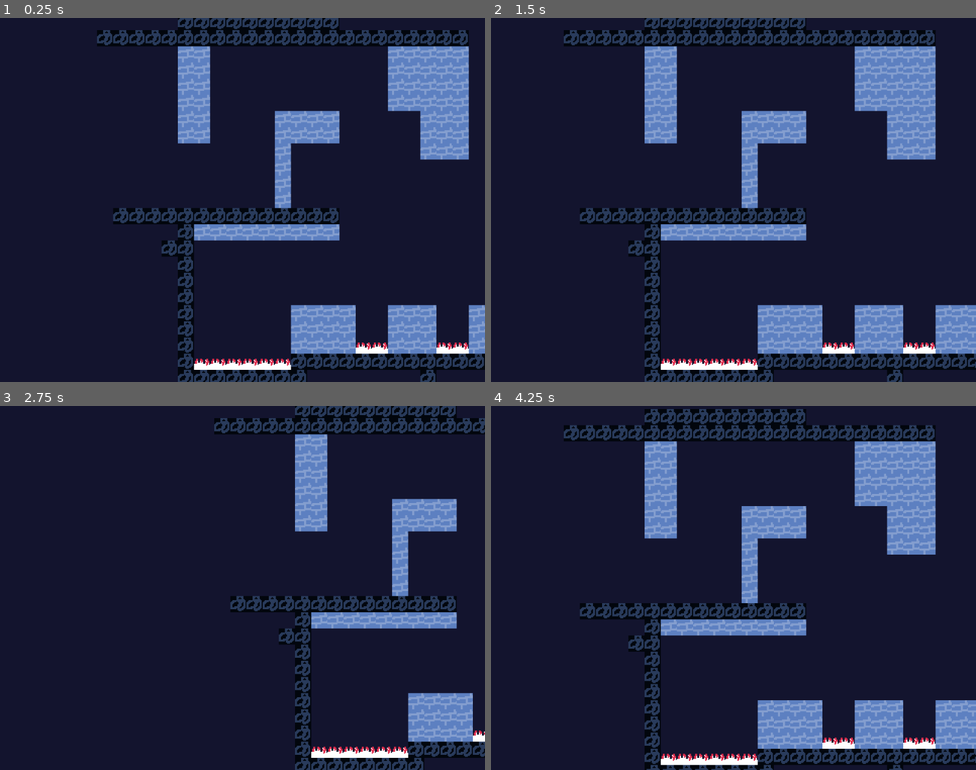
Above: before the commit, frames 1-4 (two rows, left to right).
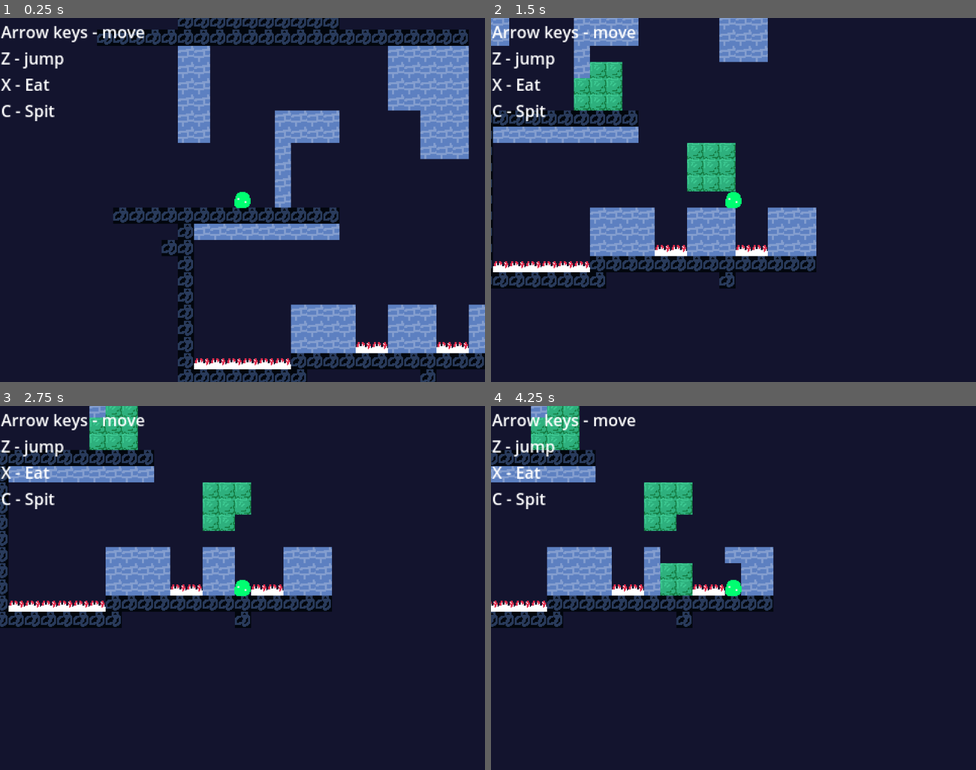
Above: after the commit, the same moments.

Repository: OrdoNine/GMTK2025-sub
Game: Godot game, scene res://Scenes/main.tscn
Same seed, same stepped clock (60 frames per second), same inputs: the game is played once before the commit and once after it.
Inputs:
- Up to frame 1 (0.25 s): no input
- Up to frame 2 (1.5 s): tap Enter at 0.5 s; hold Right (player_right) from 0.53 s (still down); tap X (player_action1, bound only after the commit) at 0.6 s; tap Z (player_jump) at 0.77 s; tap C (player_action2, bound only after the commit) at 0.8, 1.35 s
- Up to frame 3 (2.75 s): tap Z (player_jump) at 1.52 s; tap X (player_action1, bound only after the commit) at 1.55, 2.1 s; release Right (player_right) at 2.03 s; hold Left (player_left) from 2.03 s (still down); tap C (player_action2, bound only after the commit) at 2.3 s
- Up to frame 4 (4.25 s): release Left (player_left) at 2.78 s; hold Right (player_right) from 2.78 s (still down); tap C (player_action2, bound only after the commit) at 2.85, 3.8 s; tap Z (player_jump) at 3.02, 3.77 s; tap X (player_action1, bound only after the commit) at 3.05, 3.6 s

The runs differ from the first frame. In frame 1, 4.4% of the frame differs, in the area x 0-100%, y 0-100%; in frame 2, 37%; in frame 3, 28%; in frame 4, 32%.

Commit message:
cell de/con-struction

Diff:
--- a/Assets/test-tileset.tres
+++ b/Assets/test-tileset.tres
@@ -10,6 +10,8 @@
 1:0/0/physics_layer_0/polygon_0/points = PackedVector2Array(-8, -8, 8, -8, 8, 8, -8, 8)
 2:0/0 = 0
 2:0/0/physics_layer_0/polygon_0/points = PackedVector2Array(-8, 0, 8, 0, 8, 8, -8, 8)
+3:0/0 = 0
+3:0/0/physics_layer_0/polygon_0/points = PackedVector2Array(-8, -8, 8, -8, 8, 8, -8, 8)
 
 [resource]
 physics_layer_0/collision_layer = 1
--- a/Scenes/main.tscn
+++ b/Scenes/main.tscn
@@ -1,10 +1,11 @@
-[gd_scene load_steps=4 format=4 uid="uid://dsd4k1sulk80x"]
+[gd_scene load_steps=5 format=4 uid="uid://dsd4k1sulk80x"]
 
 [ext_resource type="TileSet" uid="uid://bfoi1yk3rbga3" path="res://Assets/test-tileset.tres" id="1_bo1nx"]
 [ext_resource type="Script" uid="uid://downf0rj4synv" path="res://Scripts/player_controller.gd" id="2_bo1nx"]
+[ext_resource type="Texture2D" uid="uid://c3l6wyvreio5u" path="res://Assets/slime16x16.png" id="3_8gbba"]
 
 [sub_resource type="RectangleShape2D" id="RectangleShape2D_8gbba"]
-size = Vector2(16, 16)
+size = Vector2(15, 15)
 
 [node name="Node2D" type="Node2D"]
 texture_filter = 1
@@ -22,3 +23,17 @@
 
 [node name="Camera2D" type="Camera2D" parent="Player"]
 zoom = Vector2(2, 2)
+
+[node name="Label" type="Label" parent="Player/Camera2D"]
+offset_left = -239.0
+offset_top = -178.0
+offset_right = -96.0
+offset_bottom = -77.0
+text = "Arrow keys - move
+Z - jump
+X - Eat
+C - Spit"
+
+[node name="Sprite2D" type="Sprite2D" parent="Player"]
+texture = ExtResource("3_8gbba")
+region_rect = Rect2(0, 0, 32, 32)
--- a/Scripts/player_controller.gd
+++ b/Scripts/player_controller.gd
@@ -26,8 +26,68 @@
 # 1.0 means the player just started jumping; 0.0 means the player is not jumping
 var _jump_remaining = 0.0
 var _wall_jump_freeze = 0.0
+var _cur_state := PlayerState.FREEMOVE
+var _tilemap: TileMapLayer
+var _temp_construction_area: Area2D
 
-var _cur_state := PlayerState.FREEMOVE
+func _ready() -> void:
+	_tilemap = get_node("../TileMap")
+
+# destroy radius of blocks
+func eat() -> void:
+	print("CHOMP! CHOMP!")
+
+	var origin_pos = _tilemap.local_to_map(_tilemap.to_local(global_position))
+
+	for dx in range(-1, 2):
+		for dy in range(-1, 2):
+			var pos: Vector2i = origin_pos + Vector2i(dx, dy)
+			var coords := _tilemap.get_cell_atlas_coords(pos)
+
+			# TODO: make hashset of destructible tiles (szudzik/cantor pairing function?)
+			if (coords.x == 1 and coords.y == 0) or (coords.x == 3 and coords.y == 0):
+				_tilemap.erase_cell(pos)
+
+# create a platform
+func spit() -> void:
+	print("Spit.")
+
+	# amazing
+	var tilemap_origin = _tilemap.local_to_map(_tilemap.to_local(global_position))
+	var origin_pos := _tilemap.to_global(_tilemap.map_to_local(tilemap_origin))
+
+	# construct temporary area
+	var area := Area2D.new()
+	var colshape := RectangleShape2D.new()
+	colshape.size = _tilemap.tile_set.tile_size * 3
+	var colshape_node := CollisionShape2D.new()
+	colshape_node.shape = colshape
+	area.add_child(colshape_node)
+	area.position = origin_pos
+	get_parent().add_child(area)
+
+	# once player leaves this temporary area, the cells occupied by the
+	# area will be filled with the Goop. if the cell is empty.
+	_temp_construction_area = area
+	_temp_construction_area.body_exited.connect(func(body):
+		if body == self:
+			_temp_construction_area.queue_free()
+			for dx in range(-1, 2):
+				for dy in range(-1, 2):
+					var pos: Vector2i = tilemap_origin + Vector2i(dx, dy)
+
+					# overwrite cell if exists
+					if _tilemap.get_cell_source_id(pos) == -1:
+						_tilemap.set_cell(pos, 1, Vector2i(3, 0))
+		)
+
+
+func _process(_delta: float) -> void:
+	if Input.is_action_just_pressed("player_action1"):
+		eat()
+
+	if Input.is_action_just_pressed("player_action2"):
+		spit()
 
 func _physics_process(delta: float) -> void:
 	var can_jump := (_cur_state == PlayerState.FREEMOVE and is_on_floor()) or (_cur_state == PlayerState.WALLSLIDE and is_on_wall_only())
--- a/project.godot
+++ b/project.godot
@@ -56,6 +56,16 @@
 , Object(InputEventKey,"resource_local_to_scene":false,"resource_name":"","device":-1,"window_id":0,"alt_pressed":false …(182 unchanged characters)…
 ]
 }
+player_action1={
+"deadzone": 0.2,
+"events": [Object(InputEventKey,"resource_local_to_scene":false,"resource_name":"","device":-1,"window_id":0,"alt_pressed":false,"shift_pressed":false,"ctrl_pressed":false,"meta_pressed":false,"pressed":false,"keycode":0,"physical_keycode":88,"key_label":0,"unicode":120,"location":0,"echo":false,"script":null)
+]
+}
+player_action2={
+"deadzone": 0.2,
+"events": [Object(InputEventKey,"resource_local_to_scene":false,"resource_name":"","device":-1,"window_id":0,"alt_pressed":false,"shift_pressed":false,"ctrl_pressed":false,"meta_pressed":false,"pressed":false,"keycode":0,"physical_keycode":67,"key_label":0,"unicode":99,"location":0,"echo":false,"script":null)
+]
+}
 
 [physics]
 
Binary file changed: Assets/prototilemap.png
Binary file added: Assets/slime16x16.png
Not shown, added: Assets/slime16x16.png.import
